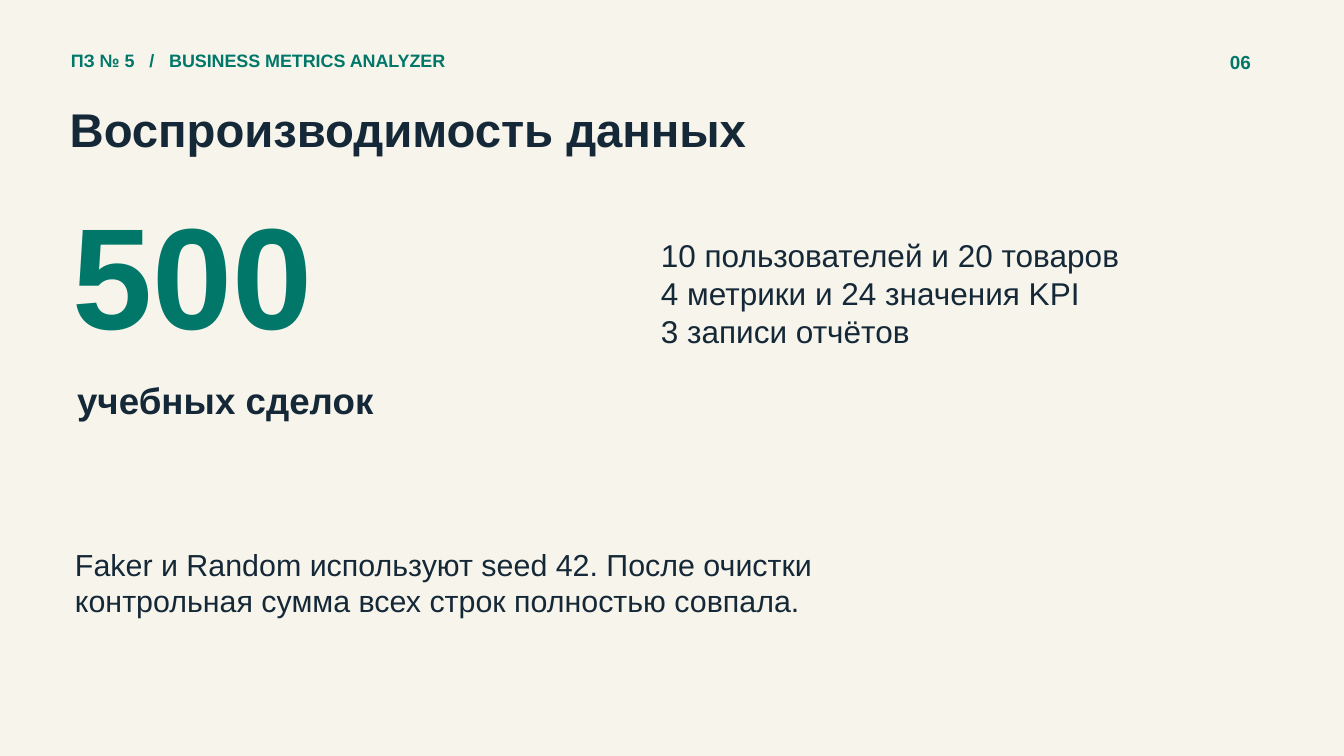
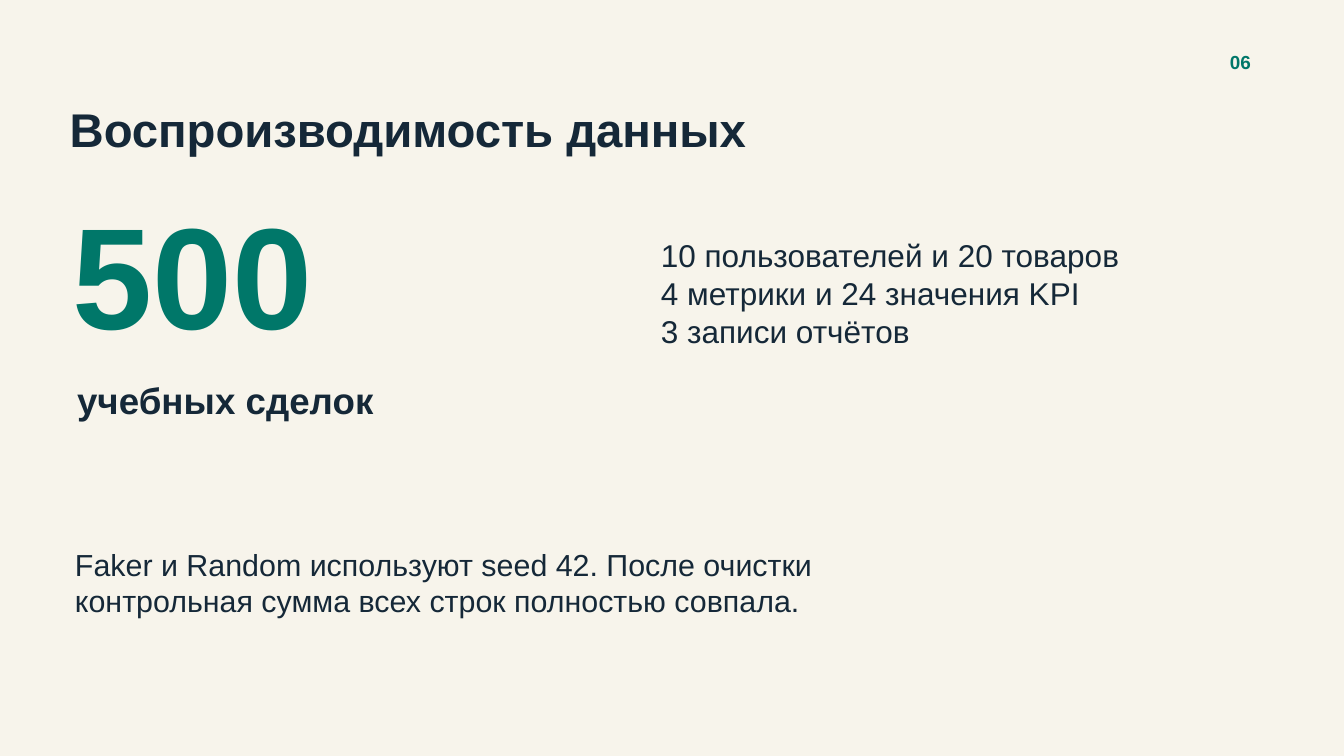
Before and after one commit to ravaaaa1/business-metrics-analyzer, a slide deck: slide 6 of docs/database/presentation.pptx. Drawn at 1344x756 pixels with LibreOffice and Linux fonts; fonts in the diff are those of the drawing. Boxes give left, top, right and bottom in pixels: in the first picture for what was removed or moved away, otherwise in the second. Text is boxed around its words. In the diff, an @@ line names an element or a change of style, - is before the commit and + after.

```diff
--- a/docs/database/presentation.pptx
+++ b/docs/database/presentation.pptx
@@ text removed at bbox=[71, 54, 446, 67] @@
-ПЗ № 5 / BUSINESS METRICS ANALYZER
```
Also in this commit, not shown: 5 other slides changed, 1 other file.
